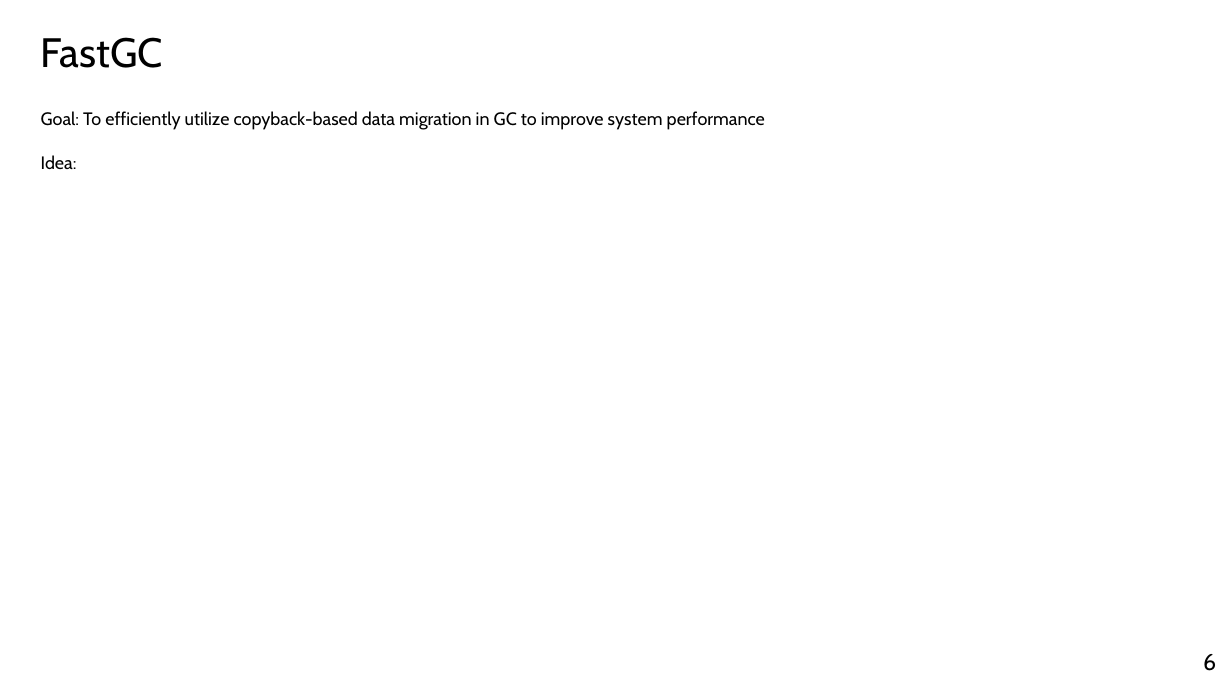
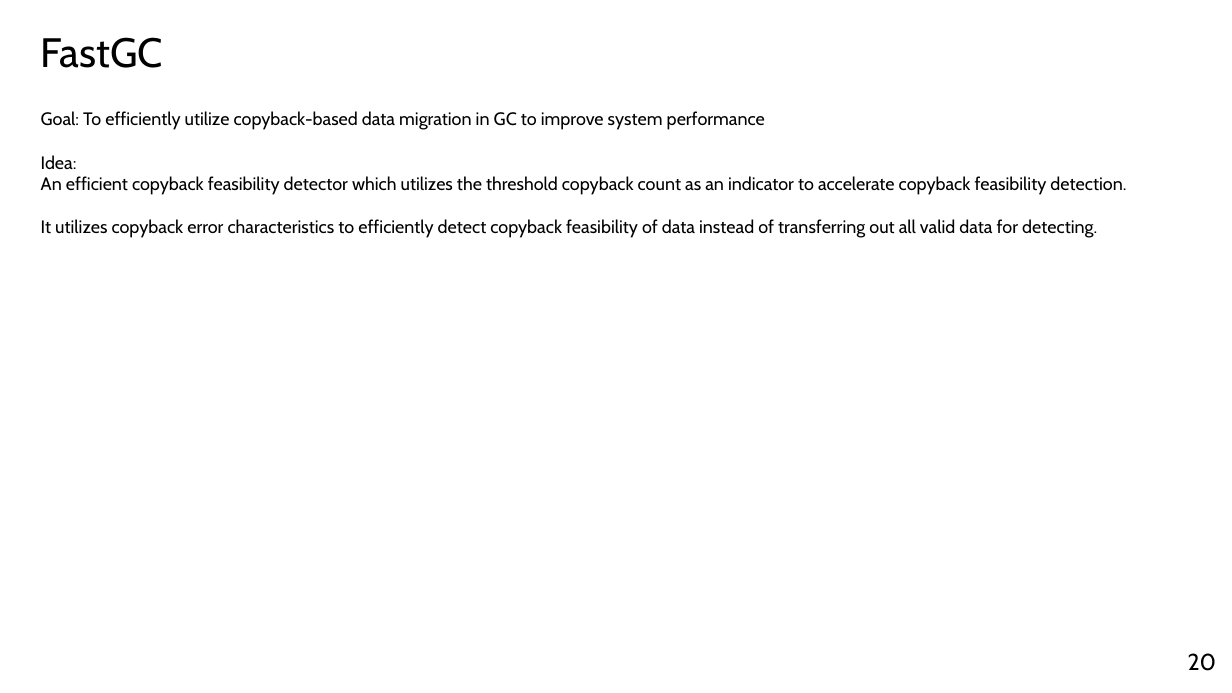
Before and after one commit to yousei-github/StudyNotes, a slide deck: slide 20 of temp/Presentation_Yang Sheng.pptx (slide 6 before the commit). Drawn at 1232x693 pixels with LibreOffice and Linux fonts; fonts in the diff are those of the drawing. Boxes give left, top, right and bottom in pixels: in the first picture for what was removed or moved away, otherwise in the second. Text is boxed around its words. In the diff, an @@ line names an element or a change of style, - is before the commit and + after.

```diff
--- a/temp/Presentation_Yang Sheng.pptx
+++ b/temp/Presentation_Yang Sheng.pptx
@@ text at (41,176,1126,238): paragraphs added @@
+An efficient copyback feasibility detector which utilizes the threshold copyback count as an indicator to accelerate copyback feasibility detection.
+It utilizes copyback error characteristics to efficiently detect copyback feasibility of data instead of transferring out all valid data for detecting.
@@ page number at (1188,653,1217,671): text changed @@
-6
+20
```
Also in this commit, not shown: 2 other slides changed, 18 slides added, 4 slides removed.
